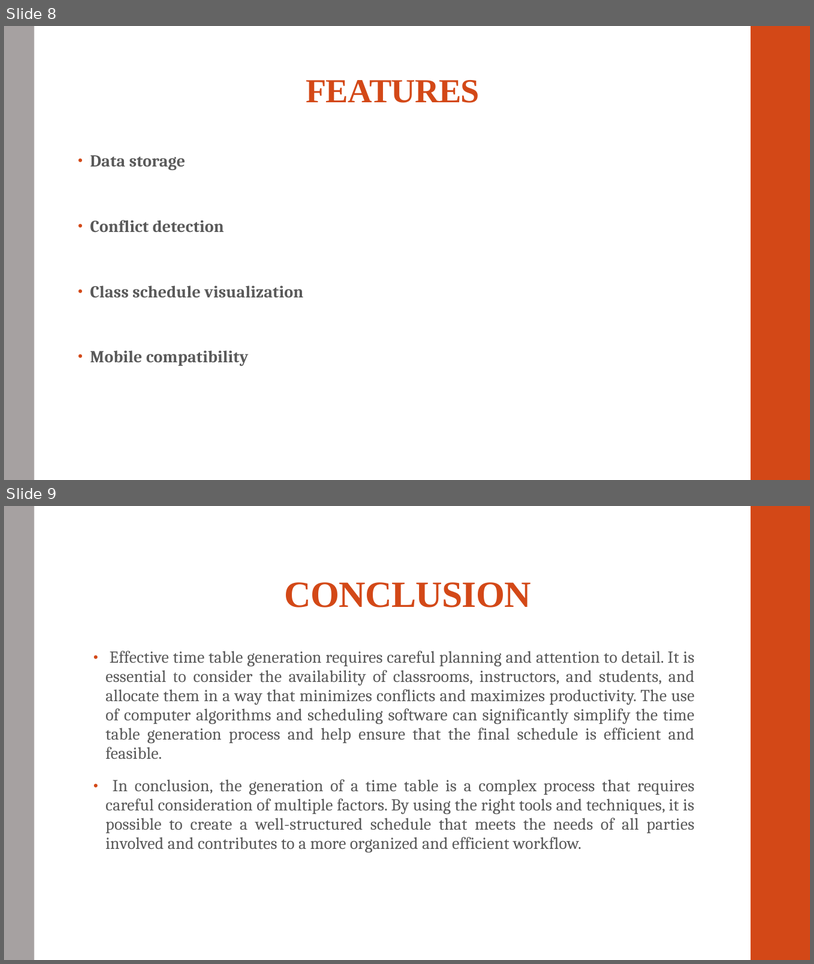
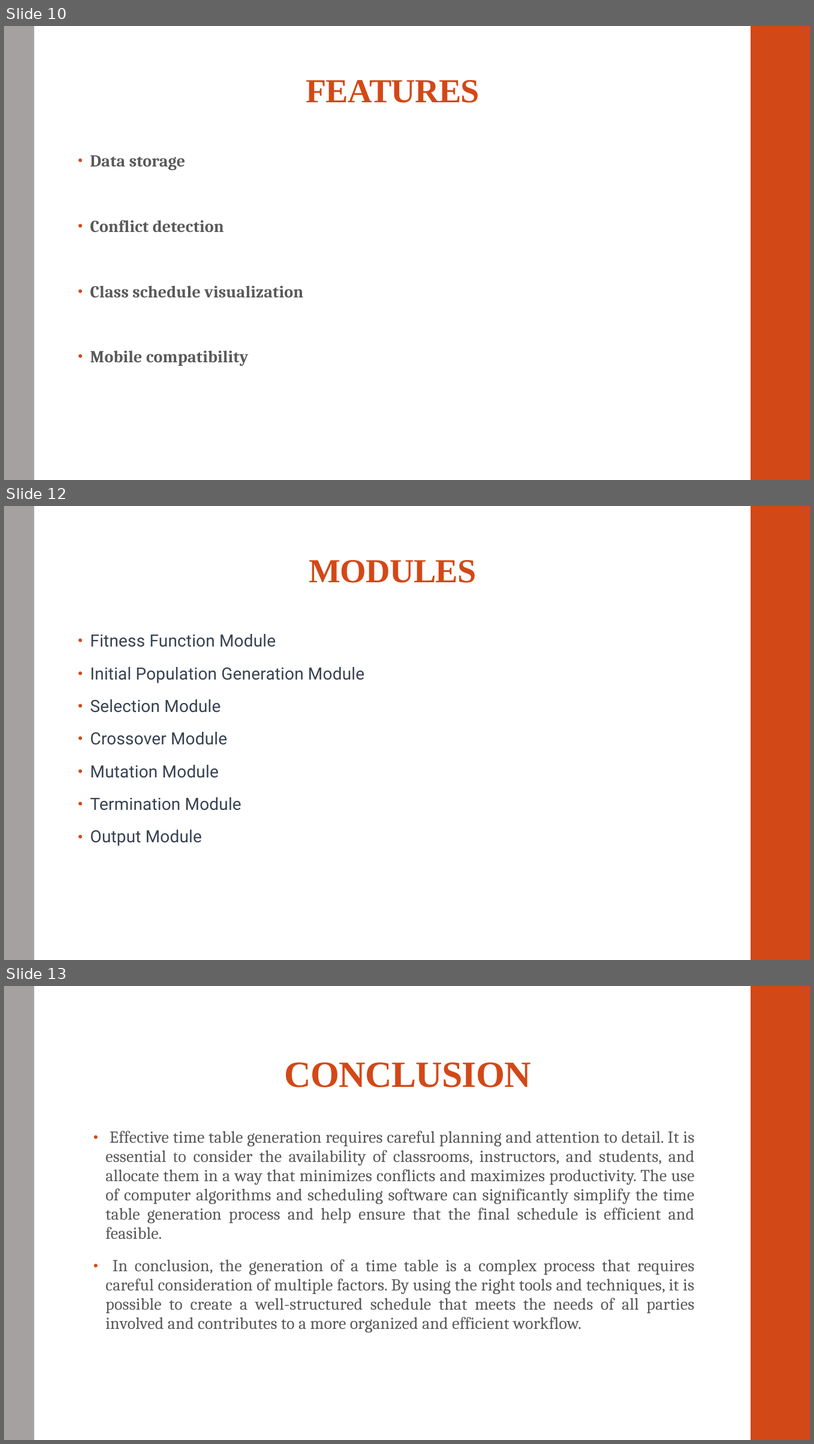
Before and after one commit to mgokulakrishnan08/TimeTableGeneration, a slide deck: Documentation/TIMETABLE_GENERATOR[2].pptx. Shown one above the other, each under a label of ours: slides 8 and 9 before the commit, slides 10, 12 and 13 after it; the slides between them are not shown. The pictures are 814x964 and 814x1444 pixels, drawn with LibreOffice and Linux fonts; fonts in the diff are those of the drawing. Boxes give left, top, right and bottom in pixels: in the first picture for what was removed or moved away, otherwise in the second. Text is boxed around its words. In the diff, an @@ line names an element or a change of style, - is before the commit and + after.

```diff
--- a/Documentation/TIMETABLE_GENERATOR[2].pptx
+++ b/Documentation/TIMETABLE_GENERATOR[2].pptx
@@ slide 12 added at (x1=4, y1=506, x2=810, y2=960), background #FFFFFF; not listed: 2 template elements that a slide beside it also shows @@
@@ title added at (x1=309, y1=560, x2=477, y2=583), 40 pt, text #D34817, bold @@
+MODULES
@@ text added at (x1=90, y1=634, x2=365, y2=846), 20 pt, text #374151 @@
+• Fitness Function Module
+• Initial Population Generation Module
+• Selection Module
+• Crossover Module
+• Mutation Module
+• Termination Module
+• Output Module
@@ what was slide 8 is now slide 10 @@
@@ what was slide 9 is now slide 13 @@
```
Also in this commit, not shown: 4 other slides added.
